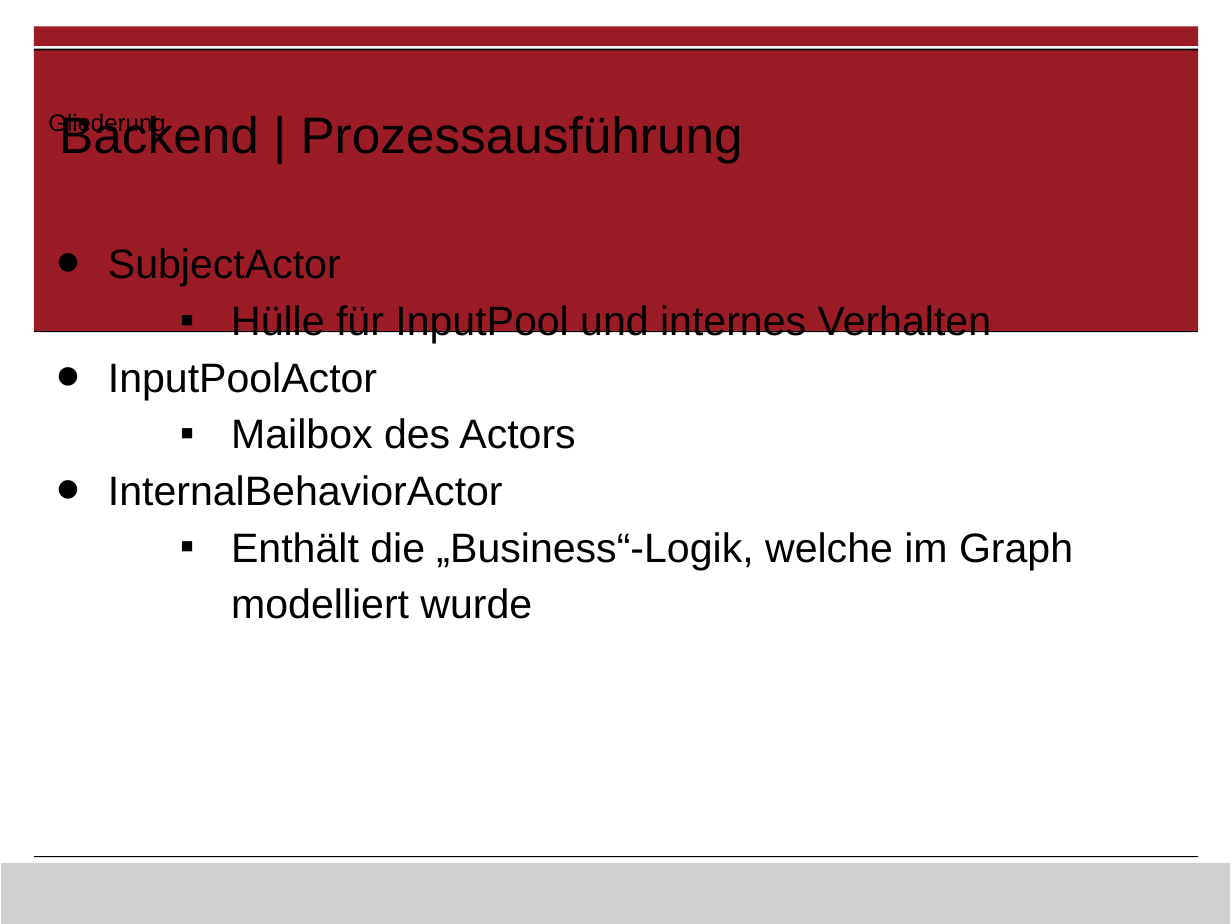
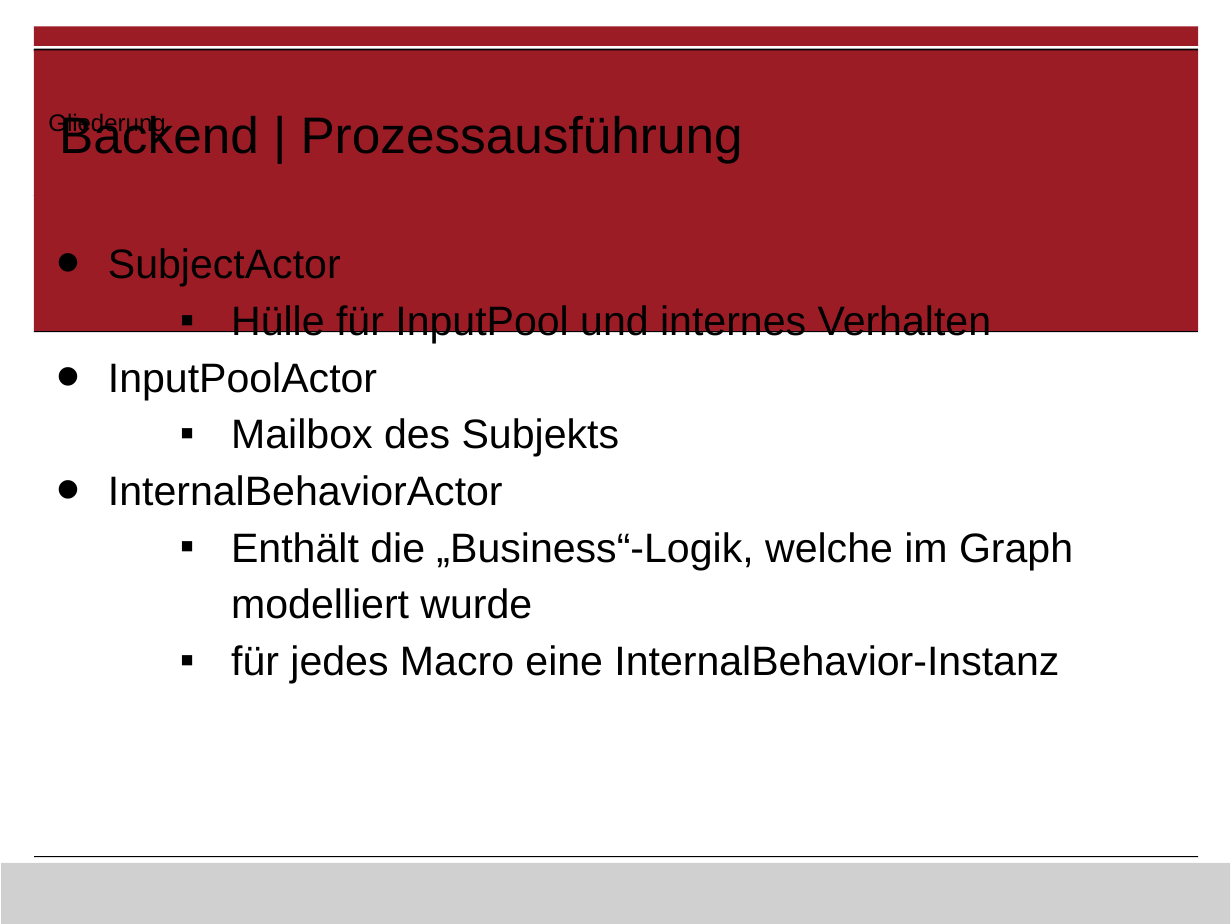
Before and after one commit to LittleCherry722/ServiceHost, a slide deck: slide 15 of Praesentationen/Abschlusspraesentation SS13/Backend.odp (slide 14 before the commit). Drawn at 1232x924 pixels with LibreOffice and Linux fonts; fonts in the diff are those of the drawing; grey boxes stand for pictures; background and template pictures are left out. Boxes give left, top, right and bottom in pixels: in the first picture for what was removed or moved away, otherwise in the second. Text is boxed around its words. In the diff, an @@ line names an element or a change of style, - is before the commit and + after.

```diff
--- a/Praesentationen/Abschlusspraesentation SS13/Backend.odp
+++ b/Praesentationen/Abschlusspraesentation SS13/Backend.odp
@@ text at bbox=[231, 418, 620, 457]: text changed @@
-    ▪ Mailbox des Actors
+    ▪ Mailbox des Subjekts
@@ text at bbox=[231, 645, 1059, 683]: paragraph added @@
+    ▪ für jedes Macro eine InternalBehavior-Instanz
```
Also in this commit, not shown: 6 other slides changed, 1 slide added.
